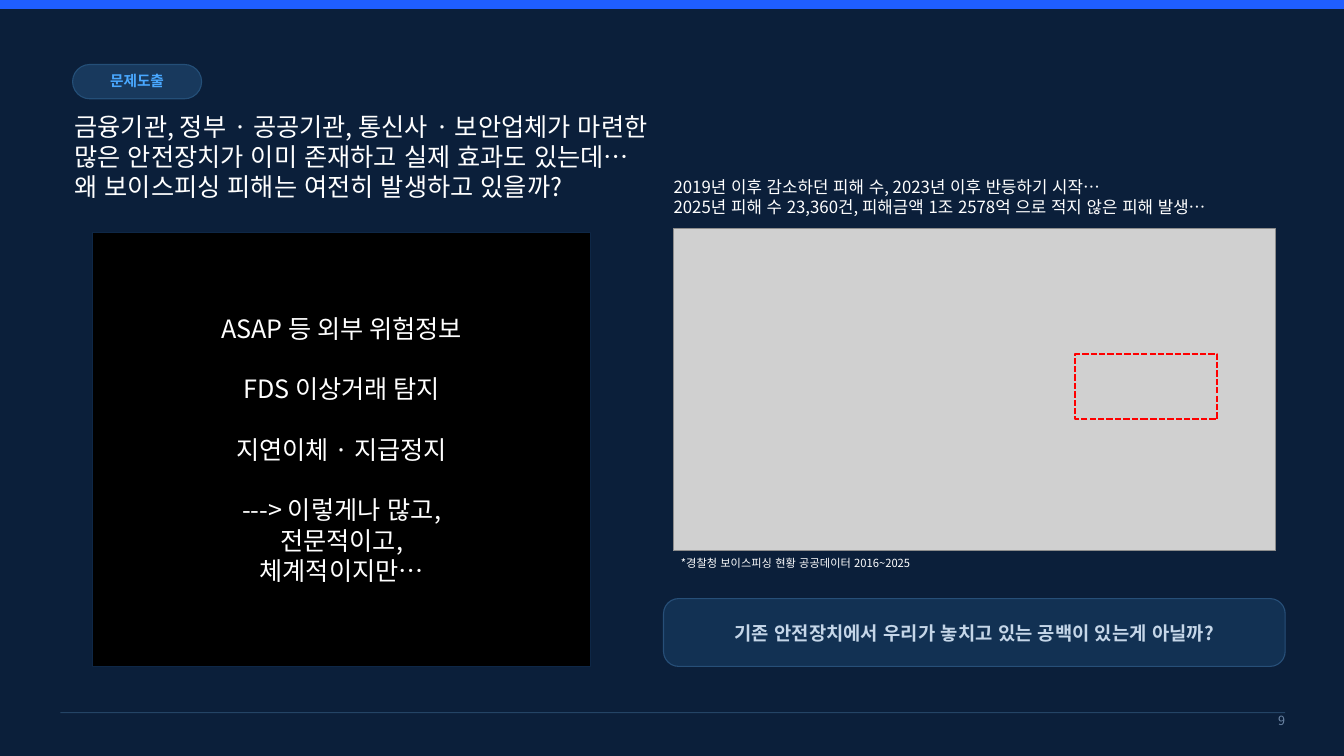
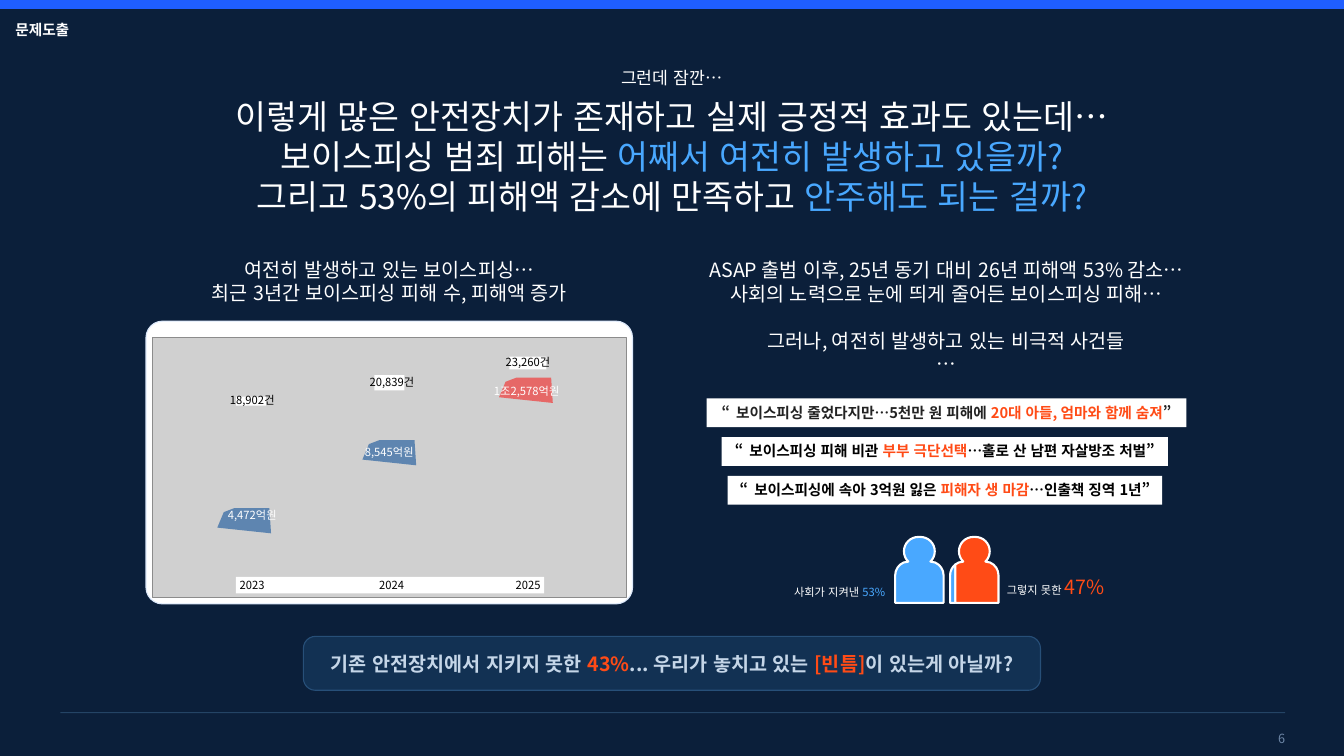
Before and after one commit to hamhj7694/AIXTeamProject2, a slide deck: slide 6 of 01_docs/01_proposal/01.frow/03_제안서 본작성.pptx (slide 9 before the commit). Drawn at 1344x756 pixels with LibreOffice and Linux fonts; fonts in the diff are those of the drawing; grey boxes stand for pictures. Boxes give left, top, right and bottom in pixels: in the first picture for what was removed or moved away, otherwise in the second. Text is boxed around its words. In the diff, an @@ line names an element or a change of style, - is before the commit and + after.

```diff
--- a/01_docs/01_proposal/01.frow/03_제안서 본작성.pptx
+++ b/01_docs/01_proposal/01.frow/03_제안서 본작성.pptx
@@ text "문제도출": place and size @@
-text "문제도출" at (110,73,164,88)
+text "문제도출" at (15,22,69,37)
@@ text "문제도출" at (15,22,69,37): text colour #49A8FF to #FFFFFF @@
@@ rounded rectangle removed at (73,65,202,99) @@
@@ text added at (621,69,723,86), 12.3 pt, text #FFFFFF @@
+그런데 잠깐…
@@ text at (236,101,1108,212): text changed; size 18 to 24 pt @@
-금융기관, 정부 · 공공기관, 통신사 · 보안업체가 마련한
-많은 안전장치가 이미 존재하고 실제 효과도 있는데…
-왜 보이스피싱 피해는 여전히 발생하고 있을까?
+이렇게 많은 안전장치가 존재하고 실제 긍정적 효과도 있는데…
+보이스피싱 범죄 피해는 어째서 여전히 발생하고 있을까?
+그리고 53%의 피해액 감소에 만족하고 안주해도 되는 걸까?
@@ rectangle removed at (93,232,591,666) @@
-ASAP 등 외부 위험정보
-FDS 이상거래 탐지
-지연이체 · 지급정지
----> 이렇게나 많고,
-전문적이고,
-체계적이지만…
@@ picture removed at (674,229,1276,551) @@
@@ group added at (146,260,633,604): 10 texts, 4 rectangles, 3 freeform shapes, 1 rounded rectangle, 1 picture @@
+1조2,578억원
+8,545억원
+4,472억원
+2023
+2024
+2025
+23,260건
+20,839건
+18,902건
+여전히 발생하고 있는 보이스피싱…
+최근 3년간 보이스피싱 피해 수, 피해액 증가
@@ text at (709,260,1184,352): text changed; size 12 to 14 pt @@
-2019년 이후 감소하던 피해 수, 2023년 이후 반등하기 시작…
-2025년 피해 수 23,360건, 피해금액 1조 2578억 으로 적지 않은 피해 발생…
+ASAP 출범 이후, 25년 동기 대비 26년 피해액 53% 감소…
+사회의 노력으로 눈에 띄게 줄어든 보이스피싱 피해…
+그러나, 여전히 발생하고 있는 비극적 사건들
+…
@@ rectangle removed at (1076,354,1218,419) @@
@@ rectangle added at (707,398,1187,427), fill #FFFFFF, 10.5 pt, text #222222, bold @@
+“보이스피싱 줄었다지만…5천만 원 피해에 20대 아들, 엄마와 함께 숨져”
@@ rectangle added at (722,438,1169,467), fill #FFFFFF, 10.5 pt, text #000000, bold @@
+“보이스피싱 피해 비관 부부 극단선택…홀로 산 남편 자살방조 처벌”
@@ rectangle added at (728,476,1163,505), fill #FFFFFF, 10.5 pt, text #000000, bold @@
+“보이스피싱에 속아 3억원 잃은 피해자 생 마감…인출책 징역 1년”
@@ group added at (794,537,1105,603): 3 freeform shapes, 2 texts @@
+사회가 지켜낸 53%
+그렇지 못한 47%
@@ text removed at (681,557,910,568) @@
-*경찰청 보이스피싱 현황 공공데이터 2016~2025
@@ rounded rectangle removed at (663,599,1286,666) @@
@@ rounded rectangle "기존 안전장치에서 지키지 못한 43%... ...": place and size @@
-rounded rectangle "기존 안전장치에서 지키지 못한 43%... ..." at (735,624,1214,642)
+rounded rectangle "기존 안전장치에서 지키지 못한 43%... ..." at (303,636,1041,690)
@@ rounded rectangle "기존 안전장치에서 지키지 못한 43%... ..." at (303,636,1041,690): fill none to #123153; outline none to #274F78 0.8 pt @@
@@ text in rounded rectangle at (331,654,1013,675): text changed; size 13.4 to 14 pt @@
-기존 안전장치에서 우리가 놓치고 있는 공백이 있는게 아닐까?
+기존 안전장치에서 지키지 못한 43%... 우리가 놓치고 있는 [빈틈]이 있는게 아닐까?
@@ page number at (1278,734,1285,743): text changed @@
-9
+6
```
Also in this commit, not shown: 5 other slides changed, 4 slides added, 3 slides removed.
